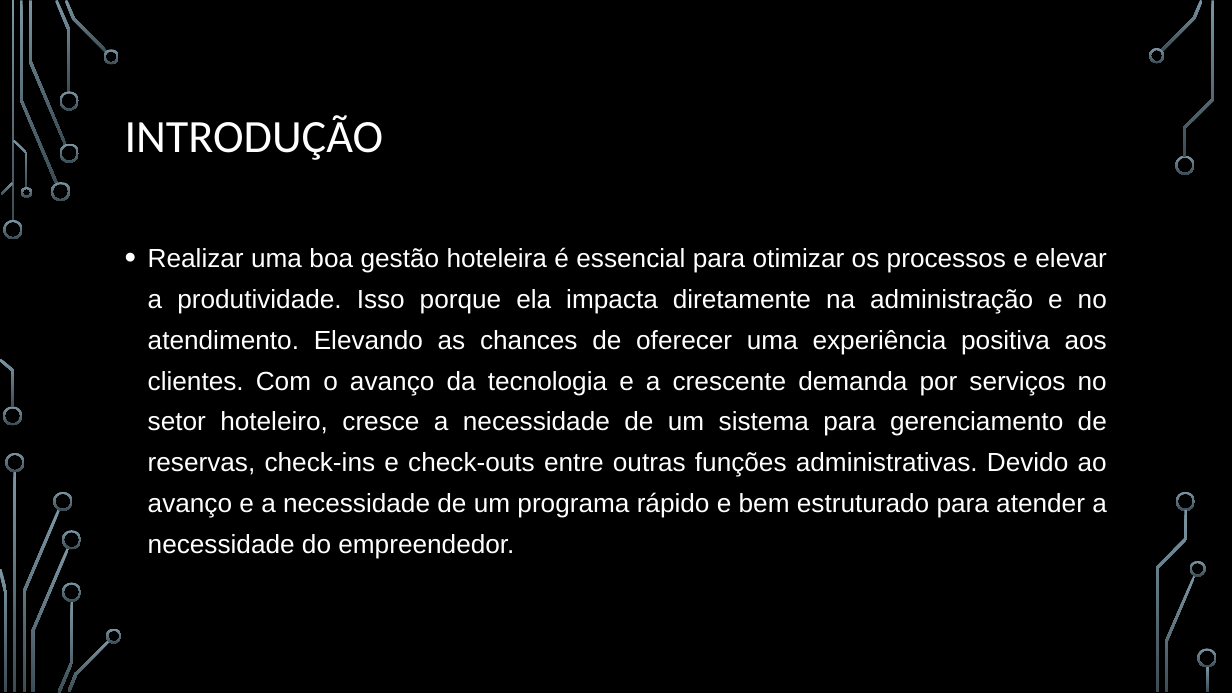
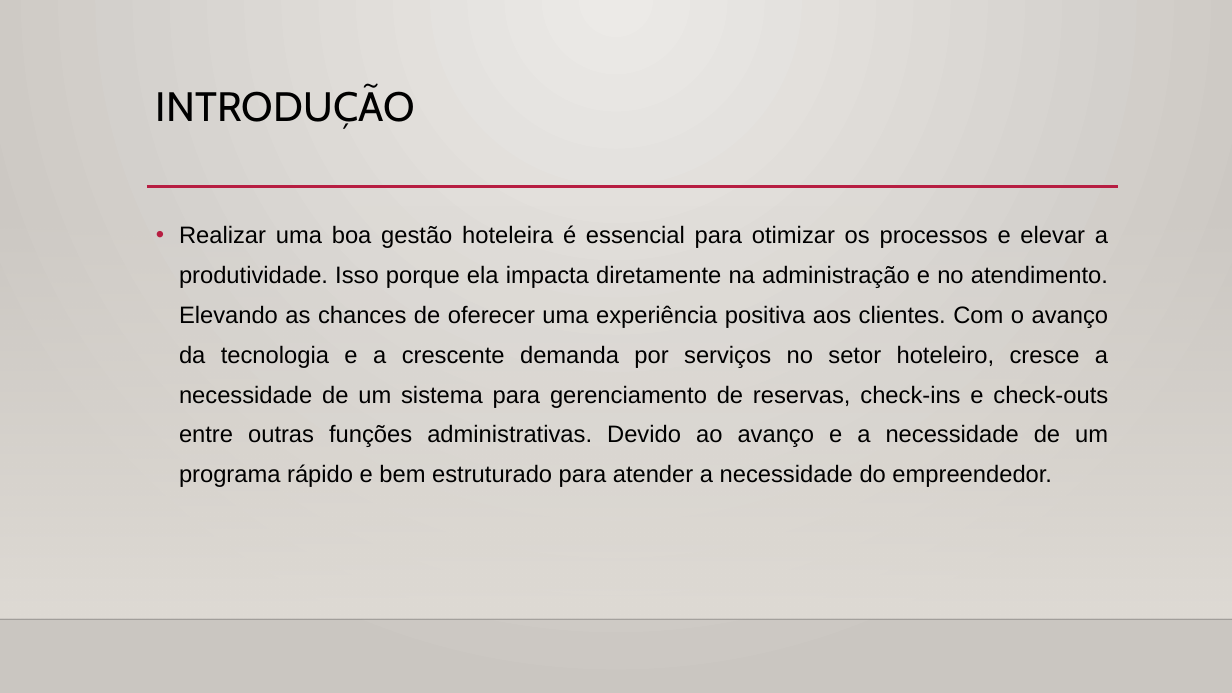
Before and after one commit to Esc-Sistema-de-Gerenciamento-de-Hoteis/Apresentacoes, a slide deck: slide 2 of ESC - Sistema de Gerenciamento de Hoteis.pptx. Drawn at 1232x693 pixels with LibreOffice and Linux fonts; fonts in the diff are those of the drawing; background and template pictures are left out. Boxes give left, top, right and bottom in pixels: in the first picture for what was removed or moved away, otherwise in the second. Text is boxed around its words. In the diff, an @@ line names an element or a change of style, - is before the commit and + after.

```diff
--- a/ESC - Sistema de Gerenciamento de Hoteis.pptx
+++ b/ESC - Sistema de Gerenciamento de Hoteis.pptx
@@ background picture (left out) to gradient #ECEAE7 to #CAC7C1 @@
@@ title "INTRODUÇÃO": place and size @@
-title "INTRODUÇÃO" at [125,115,384,160]
+title "INTRODUÇÃO" at [156,87,415,129]
@@ title "INTRODUÇÃO" at [156,87,415,129]: size 36 to 32 pt, font Calibri to Cabin, text colour #FFFFFF to #000000; vertical alignment middle to top @@
@@ rectangle added at [0,204,1232,619], fill gradient #DFDBD5 @@
@@ text "Realizar uma boa gestão hoteleira ...": place and size @@
-text "Realizar uma boa gestão hoteleira ..." at [148,247,1107,559]
+text "Realizar uma boa gestão hoteleira ..." at [179,225,1109,487]
@@ text "Realizar uma boa gestão hoteleira ..." at [179,225,1109,487]: size 20.4 to 18.5 pt, text colour #FFFFFF to #000000; line spacing 1.3 to 1.4 @@
@@ line added from (147, 187) to (1118, 187), #B71E42 2.5 pt @@
@@ line added from (0, 619) to (1232, 619), #000001 1 pt @@
@@ group removed at [0,0,1217,693]: 33 freeform shapes, 3 rectangles @@
```
Also in this commit, not shown: 4 other slides changed, 1 slide added, 1 slide removed.
